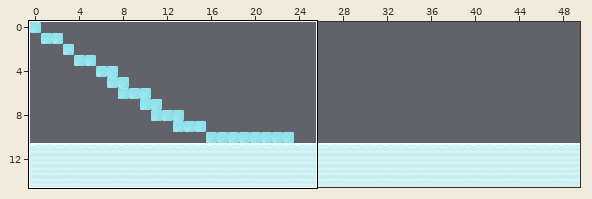
Tiled map (JSON): public/assets/img/winter-scene/tilemap/iceworld-tilemap.json. The picture above shows the old version from afar; the outline marks the close-up.
Close-up. Before the commit:
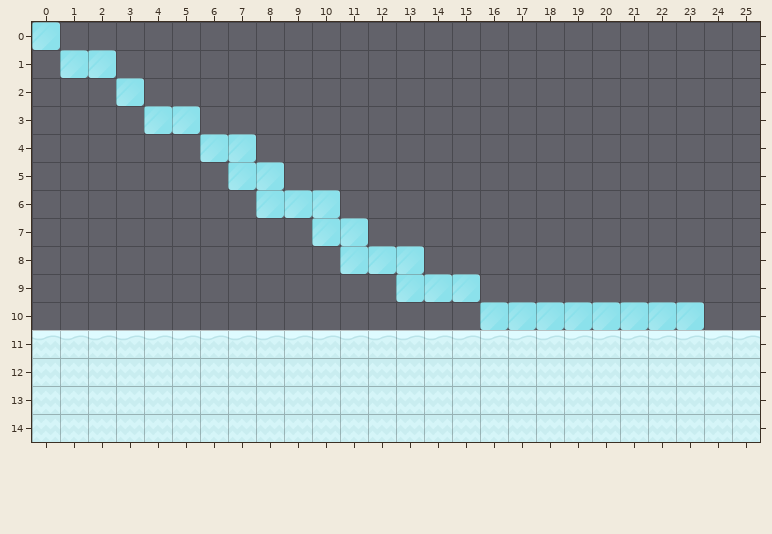
Cells are 70x70 px. Shown: x 0..25, y 0..14.
Once edited:
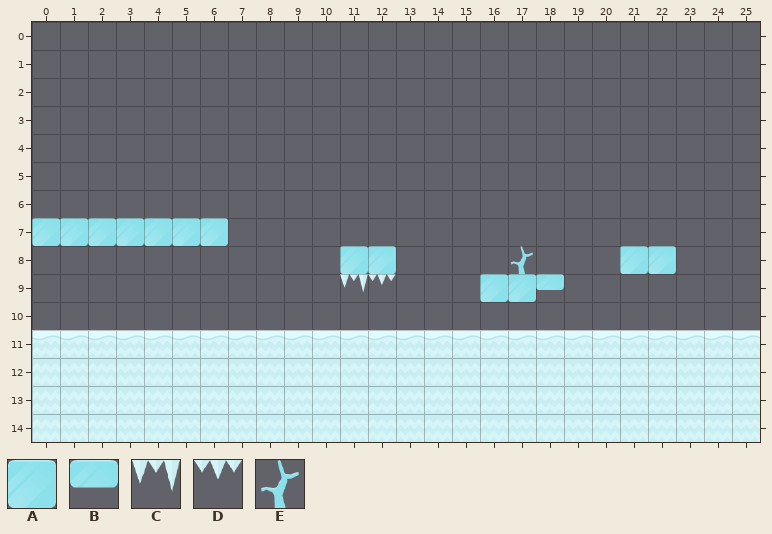
Key: from "iceworld": A 10, B 12, C 43, D 44, E 58.
_ is an empty cell.
What changed:
Layer "ground":
y 0: x 0 A -> _
y 1: x 1..2 AA -> __
y 2: x 3 A -> _
y 3: x 4..5 AA -> __
y 4: x 6..7 AA -> __
y 5: x 7..8 AA -> __
y 6: x 8..10 AAA -> ___
y 7: x 0..6 _______ -> AAAAAAA; x 10..11 AA -> __
y 8: x 13 A -> _; x 17 _ -> E; x 21..22 __ -> AA
y 9: x 11..18 __AAA___ -> CD___AAB
y 10: x 16..23 AAAAAAAA -> ________
Where, in picture pixels (left, top, right, bottom), the same in both close-ups:
changed: (32, 22, 368, 246)
changed: (340, 246, 704, 330)
